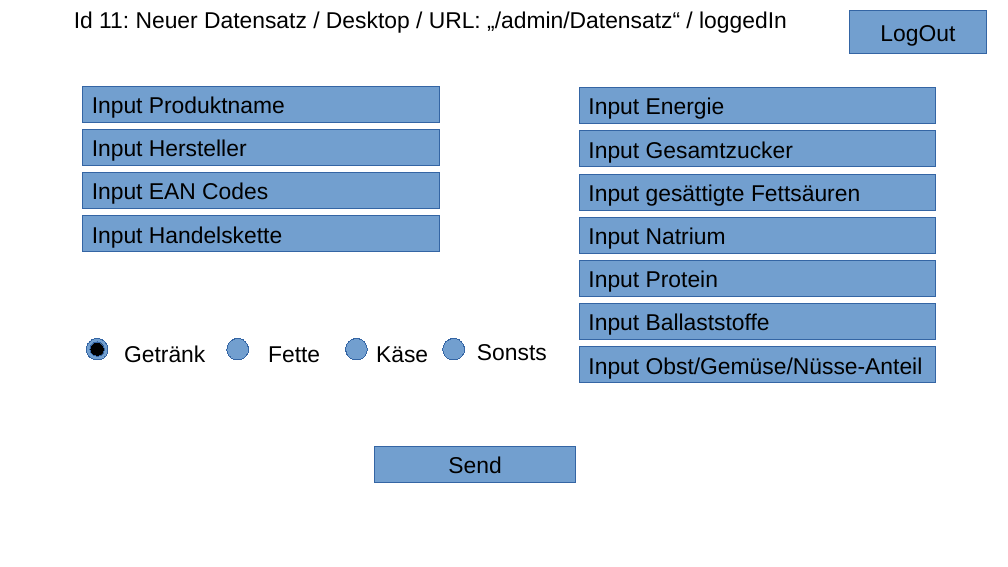
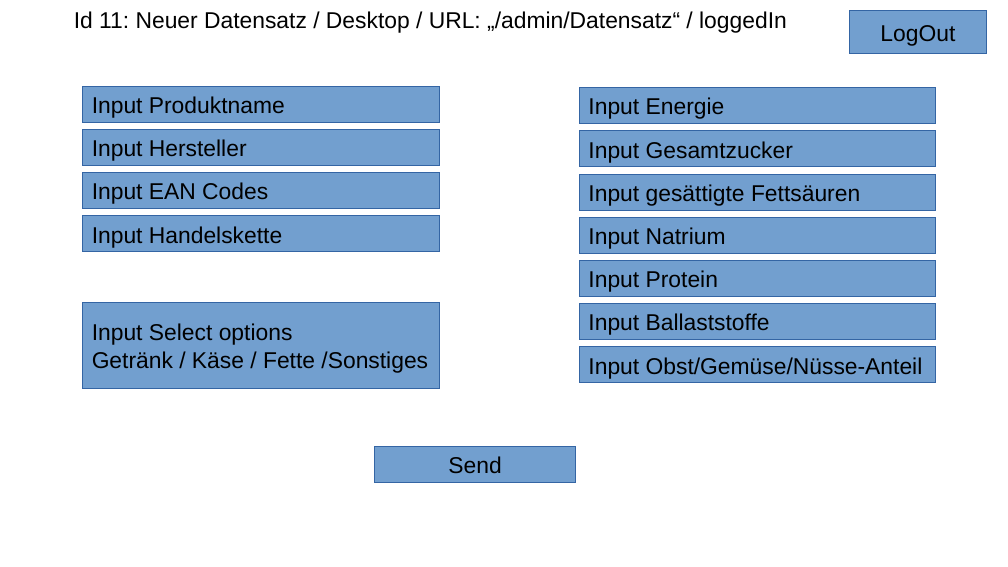
Before and after one commit to HolgerZerbe/foodata, a slide deck: slide 11 of concept/textdateien/Foodata Mockups.odp. Drawn at 1008x567 pixels with LibreOffice and Linux fonts; fonts in the diff are those of the drawing. Boxes give left, top, right and bottom in pixels: in the first picture for what was removed or moved away, otherwise in the second. Text is boxed around its words. In the diff, an @@ line names an element or a change of style, - is before the commit and + after.

Commit message:
bei Mockups Gender-Buttons in input select geändert

```diff
--- a/concept/textdateien/Foodata Mockups.odp
+++ b/concept/textdateien/Foodata Mockups.odp
@@ rectangle added at bbox=[83, 303, 440, 389], fill #729FCF, outline #3465A4 0 pt, 18 pt, text #000000 @@
+Input Select options
+Getränk / Käse / Fette /Sonstiges
@@ ellipse removed at bbox=[86, 338, 108, 360] @@
@@ ellipse removed at bbox=[90, 342, 104, 357] @@
@@ text removed at bbox=[124, 345, 205, 363] @@
-Getränk
@@ ellipse removed at bbox=[227, 338, 249, 360] @@
@@ text removed at bbox=[268, 346, 320, 363] @@
-Fette
@@ ellipse removed at bbox=[346, 338, 368, 360] @@
@@ text removed at bbox=[376, 346, 428, 363] @@
-Käse
@@ ellipse removed at bbox=[443, 338, 465, 360] @@
@@ text removed at bbox=[477, 344, 547, 361] @@
-Sonsts
```
Also in this commit, not shown: 1 other slide changed, 1 other file.
